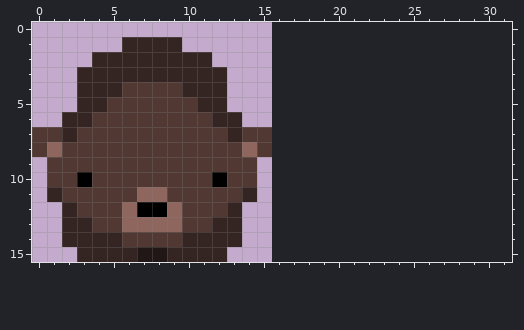
File history of a pixel-art file, Animals/OxFemale.aseprite. Above: the version before the commit.
16x16 pixels, 1 frame. The old version is drawn lined up with the new one, on the new canvas.
New version:
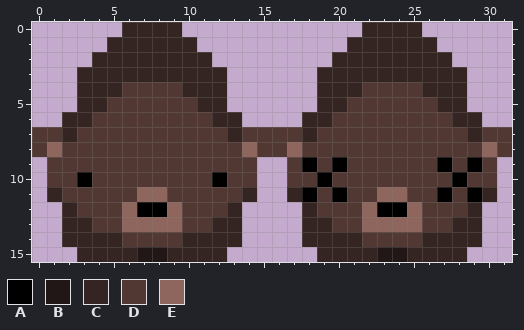
Palette (. is transparent): A #000000  B #201716  C #352522  D #513833  E #8e665e
Change:
canvas 16x16 -> 32x16
y 0: x 6..9 .... -> CCCC; x 22..25 .... -> CCCC
y 1: x 5 . -> C; x 10 . -> C; x 21..26 ...... -> CCCCCC
y 2: x 20..27 ........ -> CCCCCCCC
y 3: x 19..28 .......... -> CCCCCCCCCC
y 4: x 19..28 .......... -> CCCDDDDCCC
y 5: x 19..28 .......... -> CCDDDDDDCC
y 6: x 18..29 ............ -> CCDDDDDDDDCC
y 7: x 16..31 ................ -> DDCDDDDDDDDDDCDD
y 8: x 16..31 ................ -> DEDDDDDDDDDDDDED
y 9: x 17..30 .............. -> DADADDDDDDADAD
y 10: x 17..30 .............. -> DDADDDDDDDDADD
y 11: x 17..30 .............. -> CADADDEEDDADAC
y 12: x 18..29 ............ -> CDDDEAAEDDDC
y 13: x 18..29 ............ -> CCDDEEEEDDCC
y 14: x 18..29 ............ -> CCCCDDDDCCCC
y 15: x 19..28 .......... -> CCCCBBCCCC
